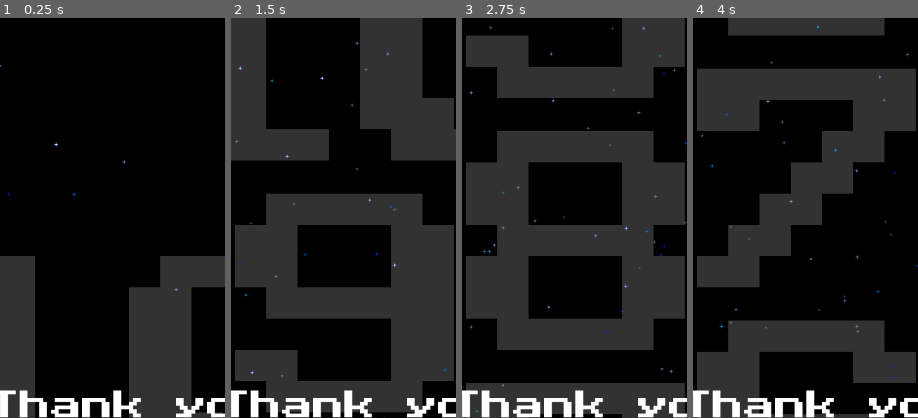
Above: before the commit, frames 1-4 (left to right).
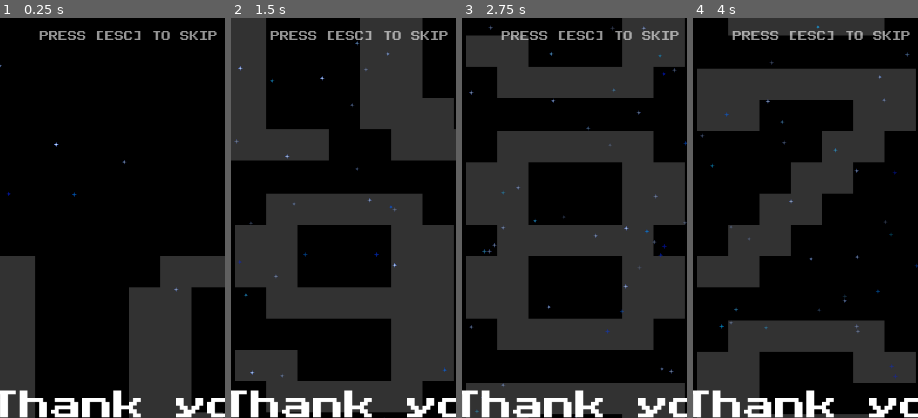
Above: after the commit, the same moments.

Repository: justCallMeJeg/ChaosWingNemesis
Game: Godot game, scene res://src/Scenes/GameEnd.tscn
Same seed, same stepped clock (60 frames per second), same inputs: the game is played once before the commit and once after it. This scene is started directly instead of the project's main scene.
Inputs:
- Up to frame 1 (0.25 s): no input
- Up to frame 2 (1.5 s): tap Enter at 0.5 s; hold D (P1Right) 0.53-1.28 s; tap Down (P2Down) at 0.6 s; tap Space at 0.77 s; hold S (P1Down) from 1.28 s (still down); tap Left (P2Left) at 1.35 s
- Up to frame 3 (2.75 s): tap Space at 1.52 s; release S (P1Down) at 2.03 s; hold D (P1Right) from 2.03 s (still down); tap Right (P2Right) at 2.1 s
- Up to frame 4 (4 s): release D (P1Right) at 2.78 s; hold W (P1Up) 2.78-3.53 s; tap Up (P2Up) at 2.85 s; tap Space at 3.02, 3.77 s; hold A (P1Left) from 3.53 s (still down); tap R at 3.6 s
The pictures show only the part of the screen within x 21-71%, y 0-50%; the shares and areas given below are measured in that part.

The runs differ from the first frame. In frame 1, 0.9% of the frame differs, in the area x 17-97%, y 3-6%; in frame 2, 0.9%; in frame 3, 0.9%; in frame 4, 0.9%.

Commit message:
Added esc tooltip

Diff:
--- a/src/Scenes/GameEnd.tscn
+++ b/src/Scenes/GameEnd.tscn
@@ -1,8 +1,12 @@
-[gd_scene load_steps=12 format=3 uid="uid://chfyidhq7pbgu"]
+[gd_scene load_steps=13 format=3 uid="uid://chfyidhq7pbgu"]
 
 [ext_resource type="Script" path="res://src/Scripts/Scenes/GameEnd.gd" id="1_s1xuc"]
 [ext_resource type="FontFile" uid="uid://qu863qgm5b8q" path="res://src/Assets/UI/PublicPixel-E447g.ttf" id="2_3l7l3"]
 [ext_resource type="Texture2D" uid="uid://b5wtwj1agw51s" path="res://src/Assets/BG/star.png" id="3_2ceb2"]
+
+[sub_resource type="LabelSettings" id="LabelSettings_d5rr7"]
+font = ExtResource("2_3l7l3")
+font_size = 15
 
 [sub_resource type="LabelSettings" id="LabelSettings_hn2ge"]
 font = ExtResource("2_3l7l3")
@@ -88,6 +92,23 @@
 grow_vertical = 2
 color = Color(0, 0, 0, 1)
 
+[node name="MarginContainer" type="MarginContainer" parent="."]
+layout_mode = 1
+anchors_preset = 10
+anchor_right = 1.0
+offset_bottom = 15.0
+grow_horizontal = 2
+theme_override_constants/margin_top = 20
+theme_override_constants/margin_bottom = 20
+
+[node name="Label3" type="Label" parent="MarginContainer"]
+self_modulate = Color(1, 1, 1, 0.588235)
+layout_mode = 2
+text = "PRESS [ESC] TO SKIP"
+label_settings = SubResource("LabelSettings_d5rr7")
+horizontal_alignment = 1
+vertical_alignment = 1
+
 [node name="Label" type="Label" parent="."]
 self_modulate = Color(1, 1, 1, 0.196078)
 layout_mode = 0
